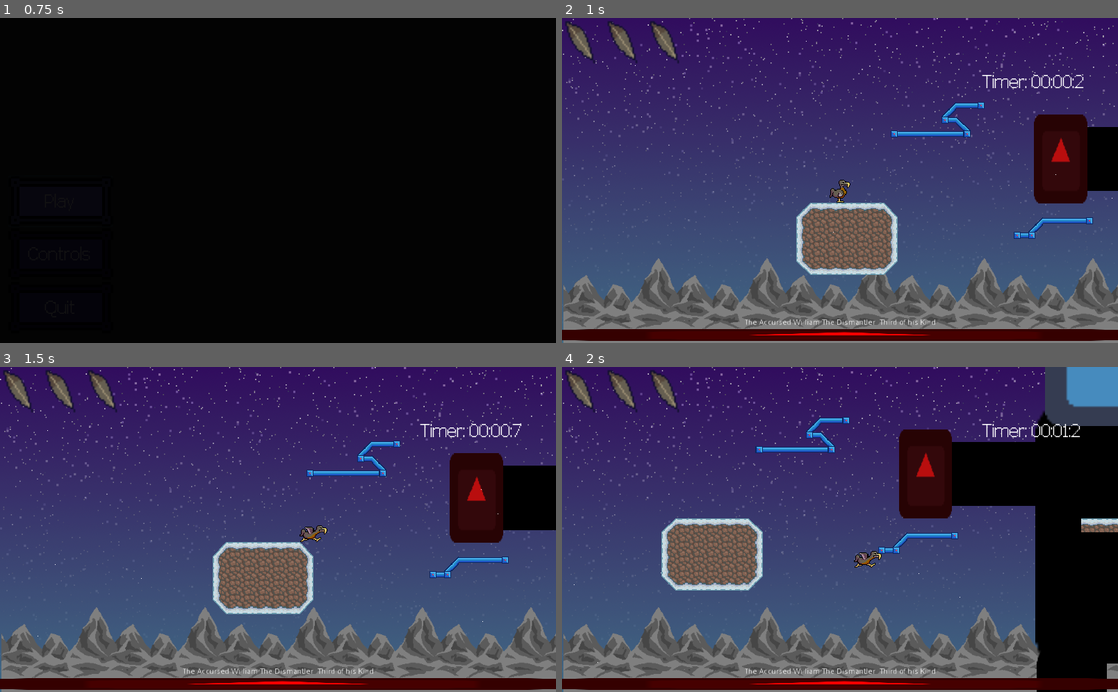
Above: before the commit, frames 1-4 (two rows, left to right).
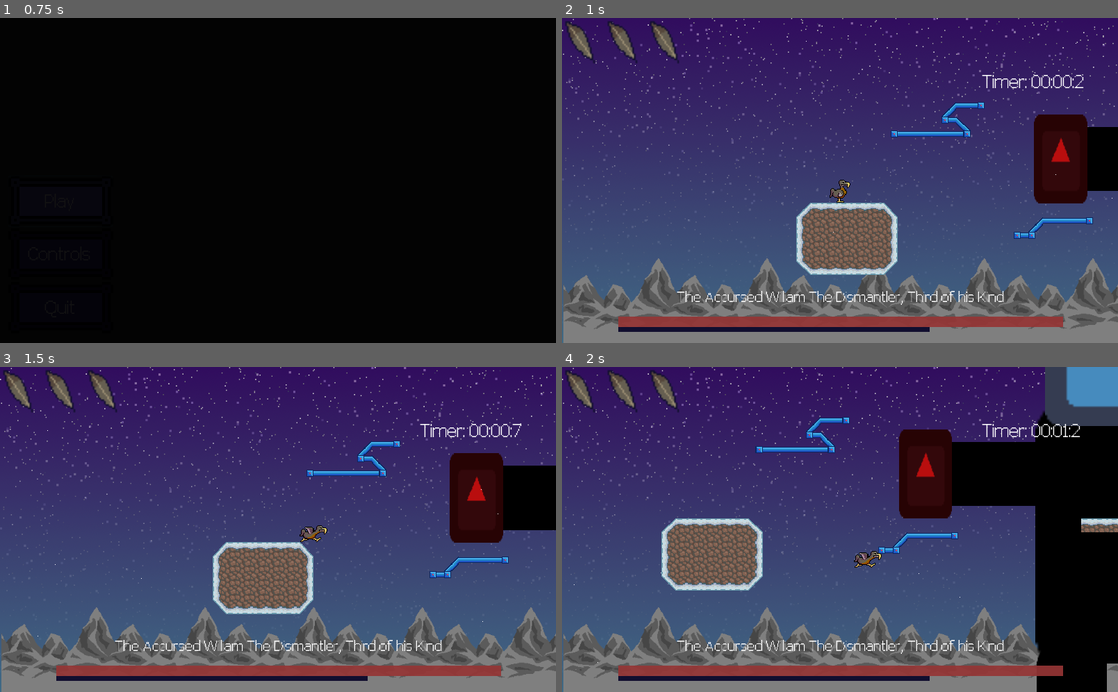
Above: after the commit, the same moments.

Repository: Struckdown/GDQ2021
Game: Godot game, scene res://MainMenu.tscn
The game is run twice, just before and just after one commit, with the same random seed, the same clock (stepped at 60 frames per second) and the same inputs. The engine's default icon, where the game draws it, is replaced by a stand-in: a white triangle on a blue panel in a dark square. Sound files missing from this copy of the repository are replaced by a short silence.
Inputs:
- Up to frame 1 (0.75 s): click "Play" at 0.5 s
- Up to frame 2 (1 s): no input
- Up to frame 3 (1.5 s): hold D (right) from 1.28 s (still down); tap Shift (dash) at 1.35 s
- Up to frame 4 (2 s): keep holding D (right); tap Space (jump) at 1.52 s

Frame 1 is identical in both runs. In frame 2, 7.1% of the frame differs, in the area x 0-100%, y 83-100%; in frame 3, 7.1%; in frame 4, 7.1%.

Commit message:
new health UI

Diff:
--- a/MainLevel.tscn
+++ b/MainLevel.tscn
@@ -53,8 +53,6 @@
 [node name="CanvasLayer" type="CanvasLayer" parent="."]
 
 [node name="BossHp" parent="CanvasLayer" instance=ExtResource( 4 )]
-margin_top = 556.163
-margin_bottom = 596.163
 mouse_filter = 2
 
 [node name="Pause" parent="CanvasLayer" instance=ExtResource( 8 )]
--- a/Mechs/BossHp.tscn
+++ b/Mechs/BossHp.tscn
@@ -1,11 +1,24 @@
-[gd_scene load_steps=3 format=2]
+[gd_scene load_steps=6 format=2]
 
-[ext_resource path="res://icon.png" type="Texture" id=1]
+[ext_resource path="res://UI/under.png" type="Texture" id=1]
 [ext_resource path="res://Mechs/BossHp.gd" type="Script" id=2]
+[ext_resource path="res://Font/PixelFJVerdana12pt.ttf" type="DynamicFontData" id=3]
+[ext_resource path="res://UI/over.png" type="Texture" id=4]
+
+[sub_resource type="DynamicFont" id=1]
+extra_spacing_top = 2
+font_data = ExtResource( 3 )
 
 [node name="BossHp" type="VBoxContainer"]
-margin_right = 1024.0
-margin_bottom = 40.0
+anchor_left = 0.5
+anchor_top = 1.0
+anchor_right = 0.5
+anchor_bottom = 1.0
+margin_left = -408.0
+margin_top = -100.0
+margin_right = 616.0
+rect_scale = Vector2( 0.8, 0.8 )
+alignment = 1
 script = ExtResource( 2 )
 __meta__ = {
 "_edit_use_anchors_": false
@@ -13,7 +26,8 @@
 
 [node name="BossNameLbl" type="Label" parent="."]
 margin_right = 1024.0
-margin_bottom = 14.0
+margin_bottom = 38.0
+custom_fonts/font = SubResource( 1 )
 text = "The Accursed William The Dismantler, Third of his Kind"
 align = 1
 __meta__ = {
@@ -21,13 +35,13 @@
 }
 
 [node name="HealthBar" type="TextureProgress" parent="."]
-margin_top = 18.0
+margin_top = 42.0
 margin_right = 1024.0
-margin_bottom = 40.0
+margin_bottom = 99.0
 size_flags_vertical = 3
 value = 100.0
 texture_under = ExtResource( 1 )
-texture_progress = ExtResource( 1 )
-tint_under = Color( 0, 0, 0, 1 )
-tint_progress = Color( 1, 0, 0, 1 )
+texture_progress = ExtResource( 4 )
+tint_over = Color( 0.960784, 0.211765, 0.211765, 1 )
+tint_progress = Color( 0.584314, 0.211765, 0.211765, 0.92549 )
 nine_patch_stretch = true
Binary file added: UI/over.png
Not shown, added: UI/over.png.import
Binary file added: UI/under.png
Not shown, added: UI/under.png.import
Binary file added: UI/white.png
Not shown, added: UI/white.png.import
